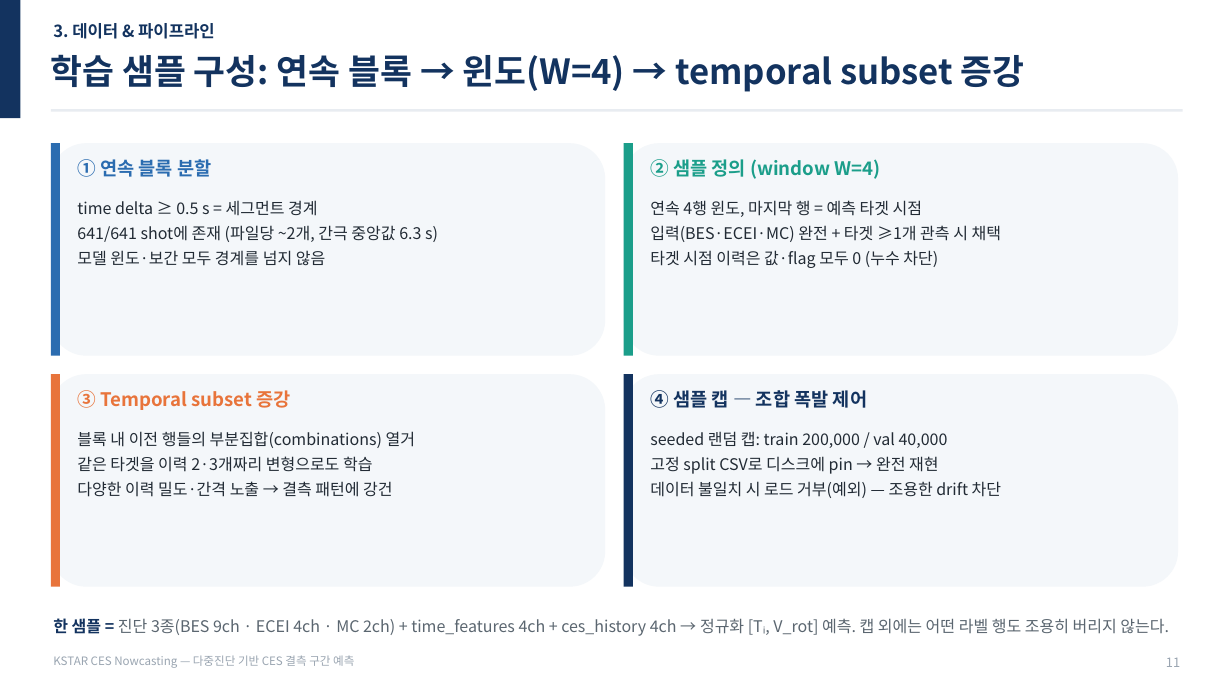
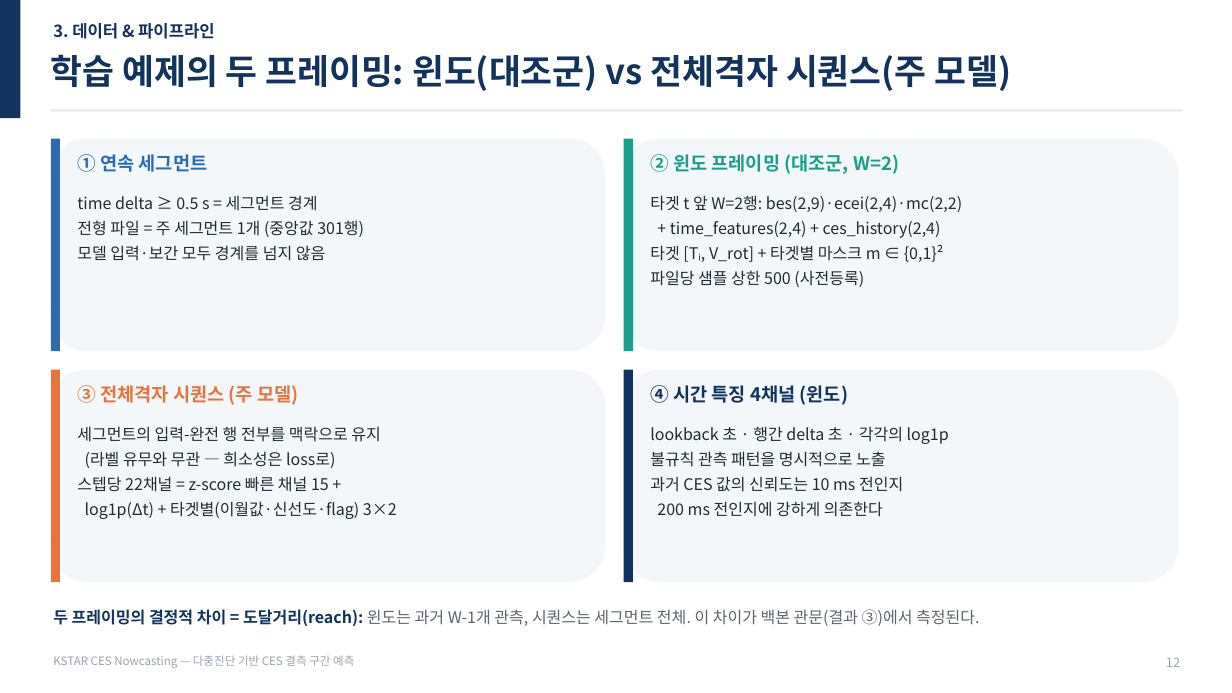
Before and after one commit to iseungsang01/ml-intern-revision, a slide deck: slide 16 of docs/presentation/KSTAR_CES_발표자료.pptx (slide 15 before the commit). Drawn at 1232x693 pixels with LibreOffice and Linux fonts; fonts in the diff are those of the drawing. Boxes give left, top, right and bottom in pixels: in the first picture for what was removed or moved away, otherwise in the second. Text is boxed around its words. In the diff, an @@ line names an element or a change of style, - is before the commit and + after.

Commit message:
Rebuild all four presentation decks on the confirmed protocol (§8ab): seq_v2 main model, W=2 window control, two co-primary populations, B.1 gate, campaign-split survival, ladder+scaling, new defense Q&A; FIT/preview warnings 0; README updated

```diff
--- a/docs/presentation/KSTAR_CES_발표자료.pptx
+++ b/docs/presentation/KSTAR_CES_발표자료.pptx
@@ text at (x1=51, y1=54, x2=1011, y2=91): text changed @@
-학습 샘플 구성: 연속 블록 → 윈도(W=4) → temporal subset 증강
+학습 예제의 두 프레이밍: 윈도(대조군) vs 전체격자 시퀀스(주 모델)
@@ text at (x1=77, y1=154, x2=208, y2=172): text changed @@
-① 연속 블록 분할
+① 연속 세그먼트
@@ text at (x1=650, y1=154, x2=899, y2=174): text changed @@
-② 샘플 정의 (window W=4)
+② 윈도 프레이밍 (대조군, W=2)
@@ text at (x1=650, y1=195, x2=962, y2=287): text changed @@
-연속 4행 윈도, 마지막 행 = 예측 타겟 시점
-입력(BES·ECEI·MC) 완전 + 타겟 ≥1개 관측 시 채택
-타겟 시점 이력은 값·flag 모두 0 (누수 차단)
+타겟 t 앞 W=2행: bes(2,9)·ecei(2,4)·mc(2,2)
++ time_features(2,4) + ces_history(2,4)
+타겟 [Tᵢ, V_rot] + 타겟별 마스크 m ∈ {0,1}²
+파일당 샘플 상한 500 (사전등록)
@@ text at (x1=77, y1=220, x2=364, y2=261): text changed @@
-641/641 shot에 존재 (파일당 ~2개, 간극 중앙값 6.3 s)
-모델 윈도·보간 모두 경계를 넘지 않음
+전형 파일 = 주 세그먼트 1개 (중앙값 301행)
+모델 입력·보간 모두 경계를 넘지 않음
@@ text at (x1=77, y1=385, x2=298, y2=405): text changed @@
-③ Temporal subset 증강
+③ 전체격자 시퀀스 (주 모델)
@@ 4 rounded rectangles, 4 rectangles moved together from (x1=51, y1=143, x2=1178, y2=587) to (x1=51, y1=139, x2=1178, y2=582) @@
@@ text at (x1=650, y1=385, x2=848, y2=405): text changed @@
-④ 샘플 캡 — 조합 폭발 제어
+④ 시간 특징 4채널 (윈도)
@@ text at (x1=77, y1=426, x2=397, y2=519): text changed @@
-블록 내 이전 행들의 부분집합(combinations) 열거
-같은 타겟을 이력 2·3개짜리 변형으로도 학습
-다양한 이력 밀도·간격 노출 → 결측 패턴에 강건
+세그먼트의 입력-완전 행 전부를 맥락으로 유지
+(라벨 유무와 무관 — 희소성은 loss로)
+스텝당 22채널 = z-score 빠른 채널 15 +
+log1p(Δt) + 타겟별(이월값·신선도·flag) 3×2
@@ text at (x1=650, y1=426, x2=949, y2=517): text changed @@
-seeded 랜덤 캡: train 200,000 / val 40,000
-고정 split CSV로 디스크에 pin → 완전 재현
-데이터 불일치 시 로드 거부(예외) — 조용한 drift 차단
+lookback 초 · 행간 delta 초 · 각각의 log1p
+불규칙 관측 패턴을 명시적으로 노출
+과거 CES 값의 신뢰도는 10 ms 전인지
+200 ms 전인지에 강하게 의존한다
@@ text at (x1=53, y1=609, x2=979, y2=626): text changed @@
-한 샘플 = 진단 3종(BES 9ch · ECEI 4ch · MC 2ch) + time_features 4ch + ces_history 4ch → 정규화 [Tᵢ, V_rot] 예측. 캡 외에는 어떤 라벨 행도 조용히 버리지 않는다.
+두 프레이밍의 결정적 차이 = 도달거리(reach): 윈도는 과거 W-1개 관측, 시퀀스는 세그먼트 전체. 이 차이가 백본 관문(결과 ③)에서 측정된다.
@@ text at (x1=1166, y1=657, x2=1180, y2=667): text changed @@
-11
+12
```
Also in this commit, not shown: 27 other slides changed, 17 slides added, 12 slides removed, 9 other files.
